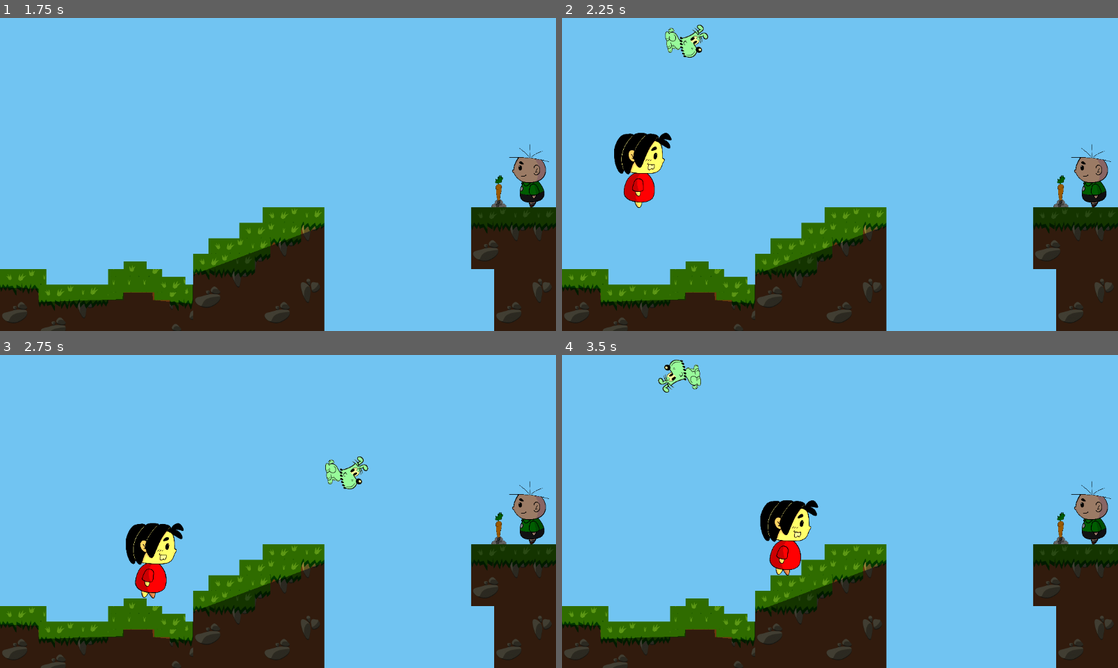
Above: before the commit, frames 1-4 (two rows, left to right).
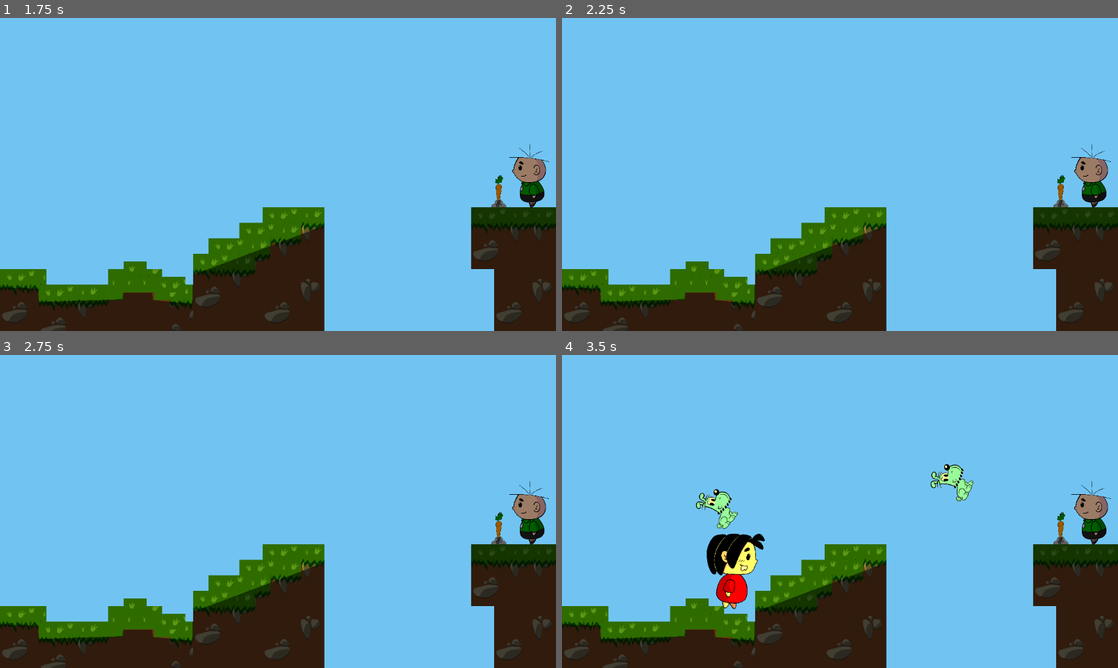
Above: after the commit, the same moments.

Repository: EngenhariaSoftwarePUCRS/Projeto_de_Desenvolvimento_de_Jogos
Game: Godot game, scene res://scenes/main.tscn
Two runs of this game, one before a commit and one after it. Both use one fixed random seed, a clock stepped at 60 frames per second and the inputs below.
Inputs (mouse positions are in pixels of both pictures, inside the frame that each line leads up to):
- Up to frame 1 (1.75 s): click "Jogar" at 0.5 s; click "1" at 1.25 s
- Up to frame 2 (2.25 s): tap Enter at 2 s; move the mouse to (962, 158) at 2.02 s; hold D (move_right) from 2.03 s (still down); hold Space (action) from 2.03 s (still down)
- Up to frame 3 (2.75 s): keep holding D (move_right); keep holding Space (action); tap W (jump) at 2.27 s
- Up to frame 4 (3.5 s): keep holding D (move_right); move the mouse to (728, 527) at 2.77 s; release Space (action) at 2.78 s; tap Space (action) at 2.85 s; tap W (jump) at 3.02 s

Frame 1 is identical in both runs. In frame 2, 2.0% of the frame differs, in the area x 9-27%, y 2-61%; in frame 3, 2.1%; in frame 4, 4.6%, in the area x 17-74%, y 1-82%.

Commit message:
Improved Character Changin

Diff:
--- a/FugaDosPets/project.godot
+++ b/FugaDosPets/project.godot
@@ -67,31 +67,6 @@
 "events": [Object(InputEventKey,"resource_local_to_scene":false,"resource_name":"","device":-1,"window_id":0,"alt_press …(182 unchanged characters)…
 ]
 }
-change_character_to_franjinha={
-"deadzone": 0.5,
-"events": [Object(InputEventKey,"resource_local_to_scene":false,"resource_name":"","device":-1,"window_id":0,"alt_pressed":true,"shift_pressed":false,"ctrl_pressed":false,"meta_pressed":false,"pressed":false,"keycode":0,"physical_keycode":49,"key_label":0,"unicode":0,"echo":false,"script":null)
-]
-}
-change_character_to_monica={
-"deadzone": 0.5,
-"events": [Object(InputEventKey,"resource_local_to_scene":false,"resource_name":"","device":-1,"window_id":0,"alt_pressed":true,"shift_pressed":false,"ctrl_pressed":false,"meta_pressed":false,"pressed":false,"keycode":0,"physical_keycode":50,"key_label":0,"unicode":0,"echo":false,"script":null)
-]
-}
-change_character_to_cebolinha={
-"deadzone": 0.5,
-"events": [Object(InputEventKey,"resource_local_to_scene":false,"resource_name":"","device":-1,"window_id":0,"alt_pressed":true,"shift_pressed":false,"ctrl_pressed":false,"meta_pressed":false,"pressed":false,"keycode":0,"physical_keycode":51,"key_label":0,"unicode":0,"echo":false,"script":null)
-]
-}
-change_character_to_cascao={
-"deadzone": 0.5,
-"events": [Object(InputEventKey,"resource_local_to_scene":false,"resource_name":"","device":-1,"window_id":0,"alt_pressed":true,"shift_pressed":false,"ctrl_pressed":false,"meta_pressed":false,"pressed":false,"keycode":0,"physical_keycode":52,"key_label":0,"unicode":0,"echo":false,"script":null)
-]
-}
-change_character_to_magali={
-"deadzone": 0.5,
-"events": [Object(InputEventKey,"resource_local_to_scene":false,"resource_name":"","device":-1,"window_id":0,"alt_pressed":true,"shift_pressed":false,"ctrl_pressed":false,"meta_pressed":false,"pressed":false,"keycode":0,"physical_keycode":53,"key_label":0,"unicode":53,"echo":false,"script":null)
-]
-}
 
 [layer_names]
 
--- a/FugaDosPets/scripts/characters/cascao.gd
+++ b/FugaDosPets/scripts/characters/cascao.gd
@@ -33,9 +33,6 @@
 	else:
 		velocity.x = move_toward(velocity.x, 0, SPEED)
 
-	# print("Cascão", position)
-	get_tree().call_group("level1", "update_player_position", position.x, position.y)
-
 	animate()
 	move_and_slide()
 
--- a/FugaDosPets/scripts/characters/cebolinha.gd
+++ b/FugaDosPets/scripts/characters/cebolinha.gd
@@ -33,9 +33,6 @@
 	else:
 		velocity.x = move_toward(velocity.x, 0, SPEED)
 
-	# print("Cebolinha", position)
-	get_tree().call_group("level1", "update_player_position", position.x, position.y)
-
 	animate()
 	move_and_slide()
 
--- a/FugaDosPets/scripts/characters/characters.gd
+++ b/FugaDosPets/scripts/characters/characters.gd
@@ -7,20 +7,15 @@
 @onready var cascao: CharacterBody2D = $Cascao
 @onready var magali: CharacterBody2D = $Magali
 
+var active_character: CharacterBody2D
+
 
 func _ready() -> void:
 	character_selection.visible = false
 	reset_characters()
 
 
-func _input(event: InputEvent) -> void:
-	const characters: Array[String] = ["franjinha", "monica", "cebolinha", "cascao", "magali"]
-	for character in characters:
-		if event.is_action_pressed("change_character_to_" + character):
-			change_character(character)
-
-
-func _process(delta: float) -> void:
+func _process(_delta: float) -> void:
 	if Input.is_action_pressed("change_characters"):
 		character_selection.visible = true
 	else:
@@ -34,21 +29,16 @@
 	magali.visible = false
 
 
-func change_character(	new_character: String) -> void:
+func change_character(new_character_name: String) -> void:
+	if not has_node(new_character_name):
+		print("Personagem '", new_character_name, "' indisponível ou inexistente.")
+		return
+	var new_active_character: CharacterBody2D = get_node(new_character_name)
+	if new_active_character == active_character:
+		return
 	reset_characters()
-	print(str("Changing to ", new_character))
-	match new_character:
-		'franjinha':
-			pass
-		'monica':
-			monica.visible = true
-			monica.position = position
-		'cebolinha':
-			cebolinha.visible = true
-			cebolinha.position = position
-		"cascao":
-			cascao.visible = true
-			cascao.position = position
-		"magali":
-			magali.visible = true
-			magali.position = position
+	if not active_character:
+		active_character = new_active_character
+	new_active_character.position = active_character.position
+	new_active_character.visible = true
+	active_character = new_active_character
--- a/FugaDosPets/scripts/characters/magali.gd
+++ b/FugaDosPets/scripts/characters/magali.gd
@@ -41,9 +41,6 @@
 	else:
 		velocity.x = move_toward(velocity.x, 0, SPEED)
 
-	# print("Magali", position)
-	get_tree().call_group("level1", "update_player_position", position.x, position.y)
-
 	animate()
 	move_and_slide()
 
--- a/FugaDosPets/scripts/characters/monica.gd
+++ b/FugaDosPets/scripts/characters/monica.gd
@@ -41,8 +41,6 @@
 	else:
 		velocity.x = move_toward(velocity.x, 0, SPEED)
 
-	get_tree().call_group("level1", "update_player_position", position.x, position.y)
-
 	animate()
 	move_and_slide()
 
--- a/FugaDosPets/scripts/layers/character_selection.gd
+++ b/FugaDosPets/scripts/layers/character_selection.gd
@@ -20,8 +20,7 @@
 	]
 	for button in buttons:
 		button.pressed.connect(func() -> void:
-			var character_name: String = str(button.name).to_lower()
-			get_tree().call_group("character", "change_character", character_name)
+			get_tree().call_group("character", "change_character", button.name)
 		)
 
 func _process(_delta: float) -> void:
--- a/FugaDosPets/scripts/levels/level_1.gd
+++ b/FugaDosPets/scripts/levels/level_1.gd
@@ -22,8 +22,7 @@
 
 
 func _ready() -> void:
-	update_player_position(spawn_point.position.x, spawn_point.position.y)
-	change_character("monica")
+	change_character("Monica")
 
 	activeCamera = camera_a.name
 	set_active_camera(camera_a.name)
@@ -53,19 +52,7 @@
 	set_active_camera(activeCamera)
 
 
-func get_player() -> Node2D:
-	if player == null:
-		return $Player
-	return player
-
-
-func update_player_position(x: float, y: float) -> void:
-	get_player()
-	player.position = Vector2(x, y)
-
-
 func change_character(character_name: String) -> void:
-	get_player()
 	get_tree().call_group("character", "change_character", character_name)
 
 
@@ -73,21 +60,21 @@
 	checkpoint_a.queue_free()
 	activeCamera = camera_b.name
 	set_active_camera(camera_b.name)
-	change_character("cebolinha")
+	change_character("Cebolinha")
 
 
 func _on_checkpoint_b_body_entered(_body: Node2D) -> void:
 	checkpoint_b.queue_free()
 	activeCamera = camera_c.name
 	set_active_camera(camera_c.name)
-	change_character("cascao")
+	change_character("Cascao")
 
 
 func _on_checkpoint_c_body_entered(_body: Node2D) -> void:
 	checkpoint_c.queue_free()
 	activeCamera = camera_c.name
 	set_active_camera(camera_d.name)
-	change_character("magali")
+	change_character("Magali")
 
 
 func _on_collectible_1_body_entered(_body: Node2D) -> void:
